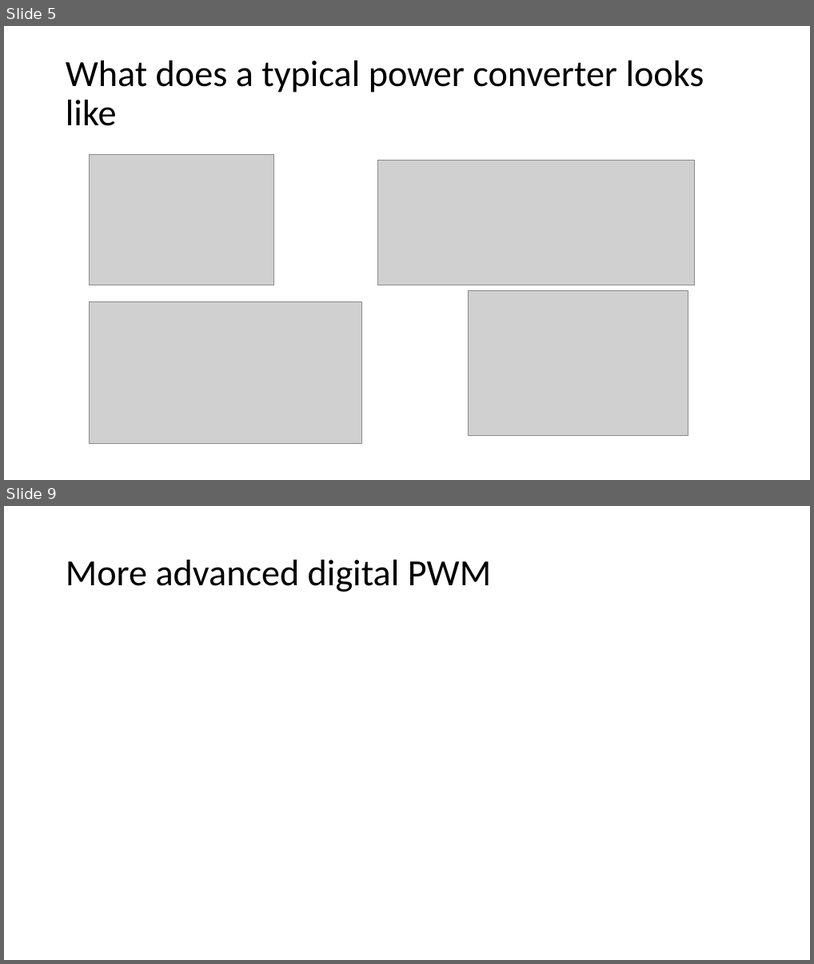
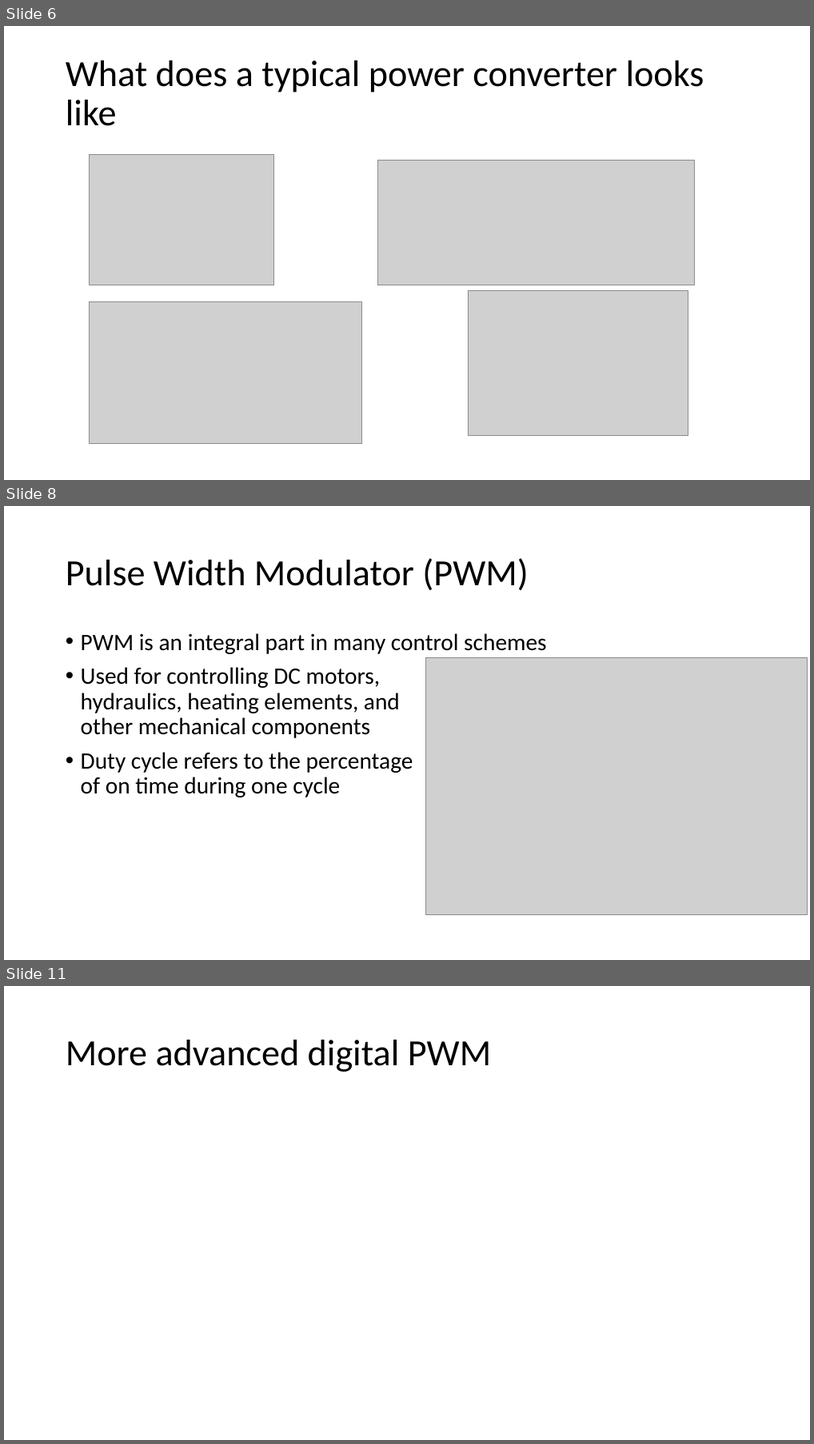
Before and after one commit to goose1987/EE542, a slide deck: Talk 1 power conversion.pptx. Shown one above the other, each under a label of ours: slides 5 and 9 before the commit, slides 6, 8 and 11 after it; the slides between them are not shown. The pictures are 814x964 and 814x1444 pixels, drawn with LibreOffice and Linux fonts; fonts in the diff are those of the drawing; grey boxes stand for pictures. Boxes give left, top, right and bottom in pixels: in the first picture for what was removed or moved away, otherwise in the second. Text is boxed around its words. In the diff, an @@ line names an element or a change of style, - is before the commit and + after.

```diff
--- a/Talk 1 power conversion.pptx
+++ b/Talk 1 power conversion.pptx
@@ slide 8 added at (x1=4, y1=506, x2=810, y2=960), background #FFFFFF @@
@@ title added at (x1=66, y1=558, x2=528, y2=591), 44 pt, text #000000 @@
+Pulse Width Modulator (PWM)
@@ text added at (x1=81, y1=633, x2=546, y2=797), 28 pt, text #000000 @@
+• PWM is an integral part in many control schemes
+• Used for controlling DC motors,
+  hydraulics, heating elements, and
+  other mechanical components
+• Duty cycle refers to the percentage
+  of on time during one cycle
@@ picture added at (x1=426, y1=657, x2=806, y2=915) @@
@@ what was slide 5 is now slide 6 @@
@@ what was slide 9 is now slide 11 @@
```
Also in this commit, not shown: 3 slides changed, 3 other slides added, 1 slide removed.
